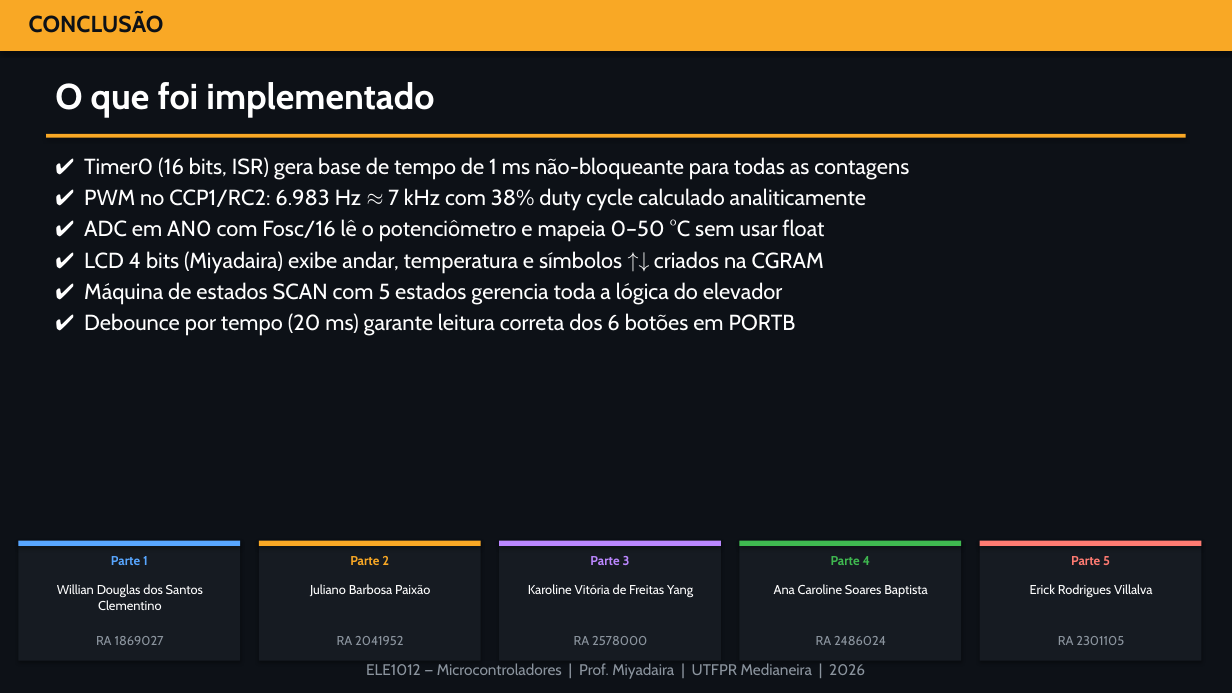
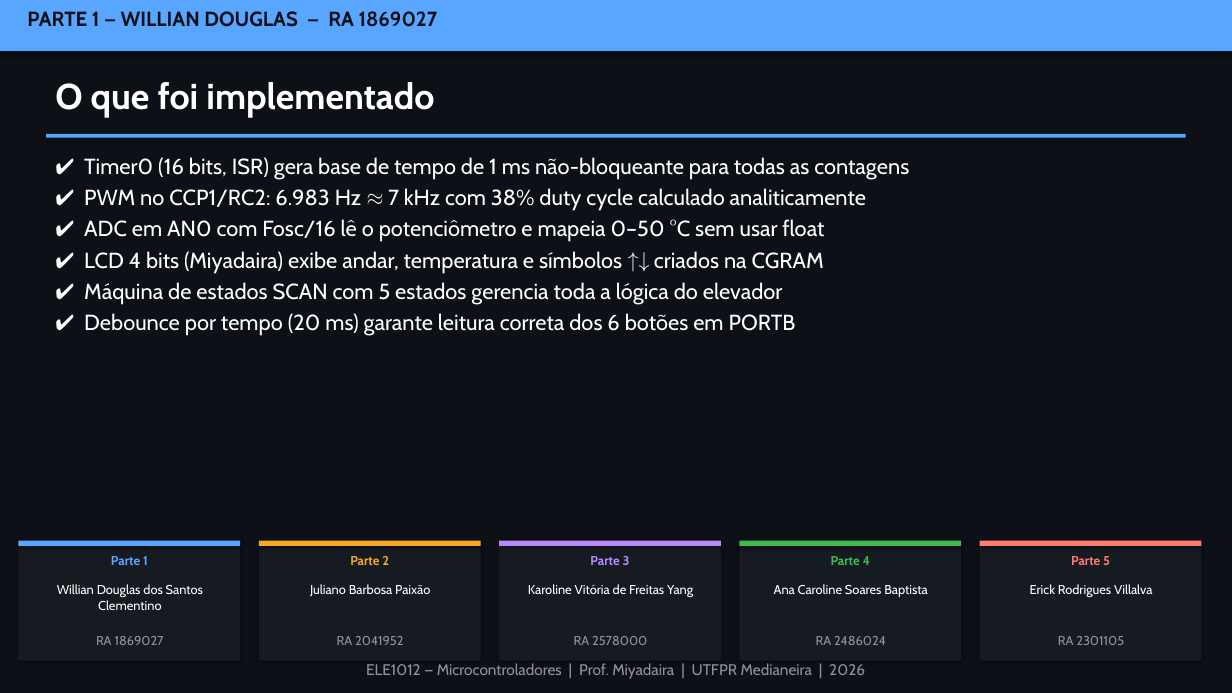
Before and after one commit to Eng-Willian-DS/elevador-pic18, a slide deck: slide 16 of Central_Elevador.pptx. Drawn at 1232x693 pixels with LibreOffice and Linux fonts; fonts in the diff are those of the drawing. Boxes give left, top, right and bottom in pixels: in the first picture for what was removed or moved away, otherwise in the second. Text is boxed around its words. In the diff, an @@ line names an element or a change of style, - is before the commit and + after.

```diff
--- a/Central_Elevador.pptx
+++ b/Central_Elevador.pptx
@@ rectangle at (x1=0, y1=0, x2=1232, y2=51): fill #F9A825 to #58A6FF @@
@@ text at (x1=27, y1=11, x2=438, y2=27): text changed; size 18 to 16 pt @@
-CONCLUSÃO
+PARTE 1 — WILLIAN DOUGLAS — RA 1869027
@@ rectangle at (x1=46, y1=134, x2=1186, y2=138): fill #F9A825 to #58A6FF @@
```
Also in this commit, not shown: 1 other slide changed.
